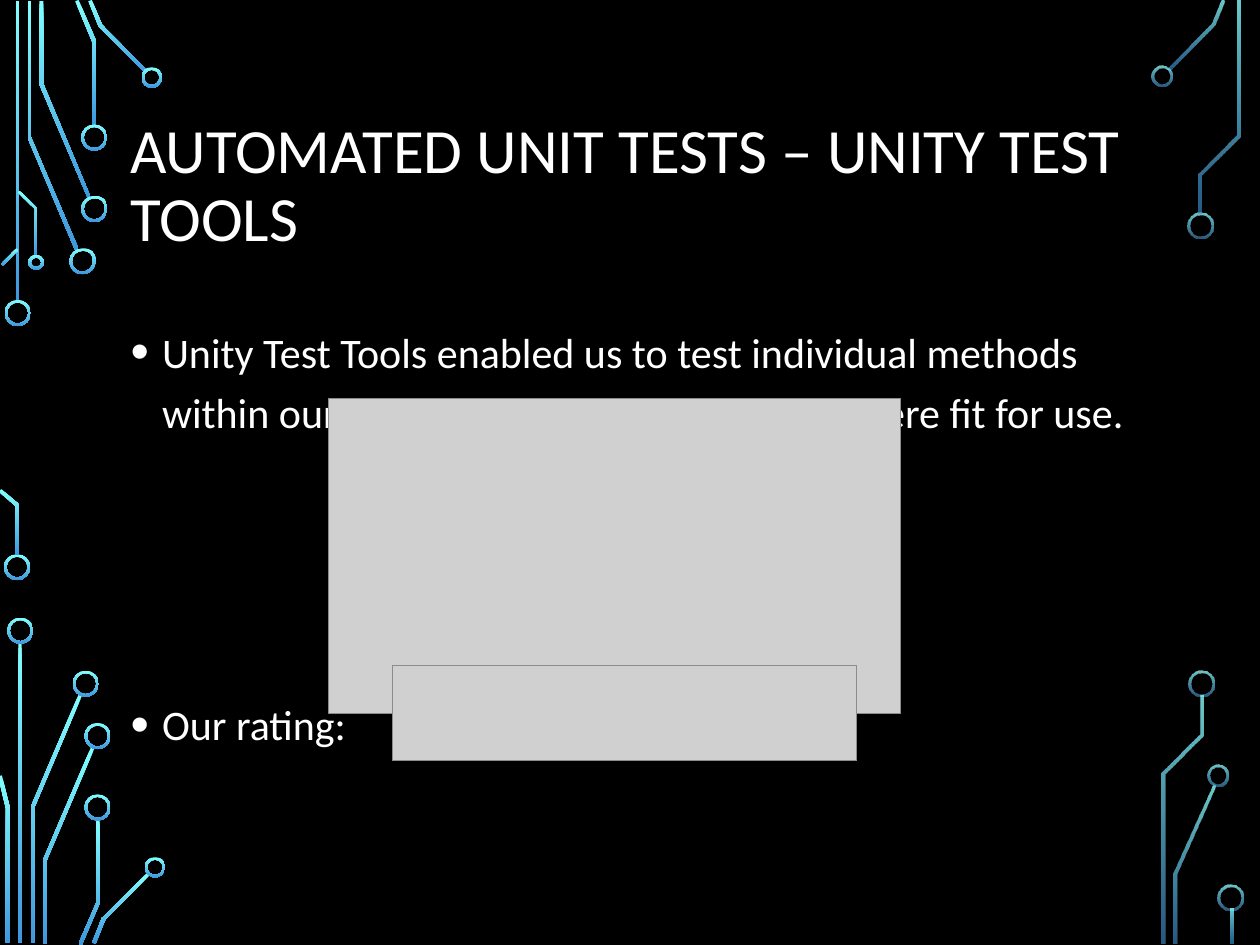
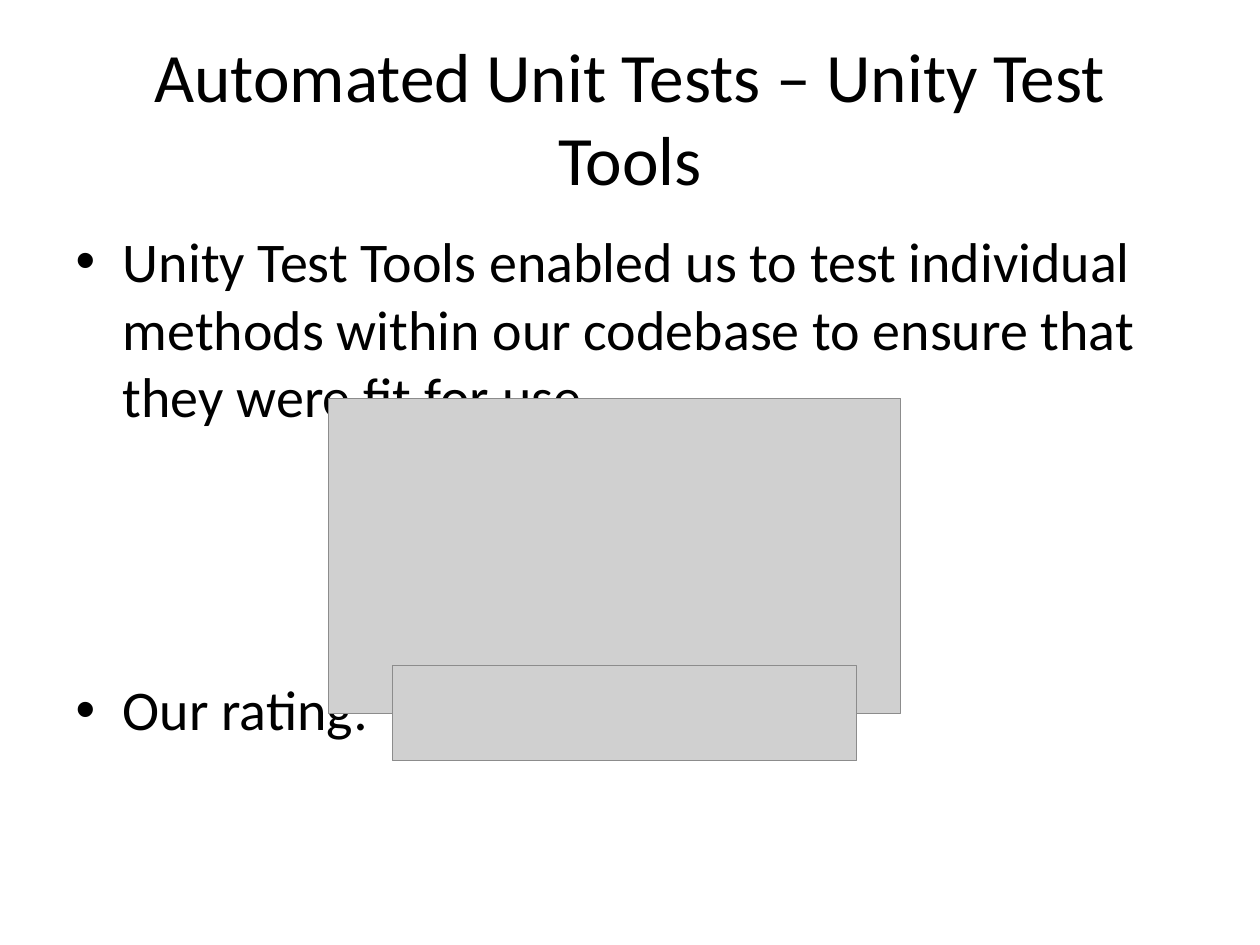
Before and after one commit to sperry94/ANST_Project, a slide deck: slide 7 of AOT2ProjectPresentation.pptx (slide 6 before the commit). Drawn at 1260x945 pixels with LibreOffice and Linux fonts; fonts in the diff are those of the drawing; grey boxes stand for pictures; background and template pictures are left out. Boxes give left, top, right and bottom in pixels: in the first picture for what was removed or moved away, otherwise in the second. Text is boxed around its words. In the diff, an @@ line names an element or a change of style, - is before the commit and + after.

```diff
--- a/AOT2ProjectPresentation.pptx
+++ b/AOT2ProjectPresentation.pptx
@@ background picture (left out) to #FFFFFF @@
@@ title at (x1=154, y1=54, x2=1105, y2=186): text changed; size 36 to 39.6 pt; text colour #FFFFFF to #000000 @@
-AUTOMATED UNIT TESTS – UNITY TEST TOOLS
+Automated Unit Tests – Unity Test Tools
@@ text "Unity Test Tools enabled us ..." moved from (x1=162, y1=338, x2=1123, y2=748) to (x1=123, y1=243, x2=1134, y2=740) @@
@@ text "Unity Test Tools enabled us ..." at (x1=123, y1=243, x2=1134, y2=740): size 24 to 32 pt, text colour #FFFFFF to #000000; indent changed; line spacing 1.2 to 1; less space between paragraphs @@
@@ group removed at (x1=0, y1=0, x2=1244, y2=945): 33 freeform shapes, 3 rectangles @@
```
Also in this commit, not shown: 10 other slides changed, 2 slides added.
